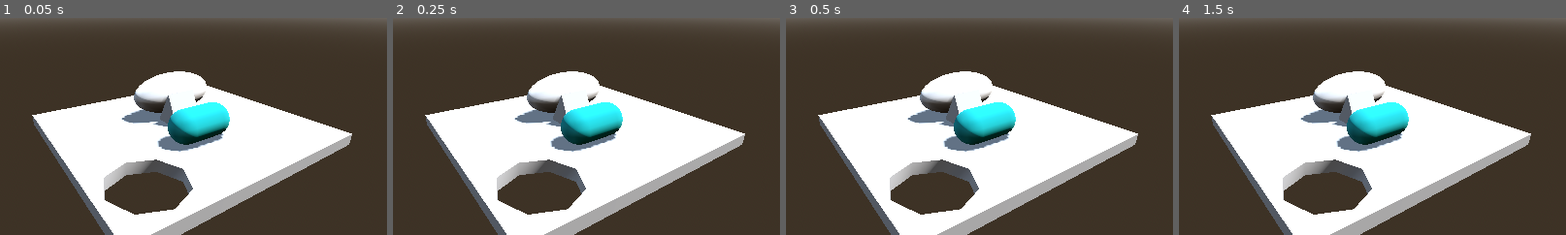
Above: before the commit, frames 1-4 (left to right).
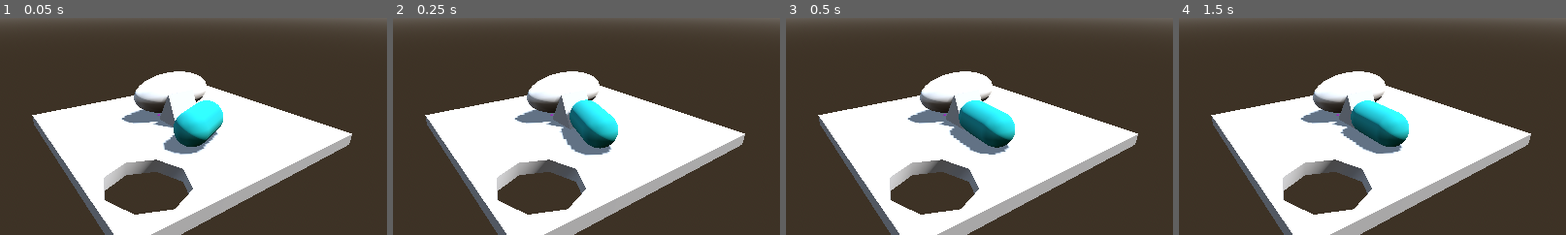
Above: after the commit, the same moments.

Repository: StudioZonnevang/Herda
Game: Godot game, scene res://Environments/oefen-scene-sander.tscn
The game is run twice, just before and just after one commit, with the same random seed, the same clock (stepped at 60 frames per second) and the same inputs. This scene is started directly instead of the project's main scene.
Inputs (mouse positions are % of the whole screen's width and height, from its top left):
- Up to frame 1 (0.05 s): no input
- Up to frame 2 (0.25 s): no input
- Up to frame 3 (0.5 s): no input
- Up to frame 4 (1.5 s): move the mouse to (72, 45) at 0.52 s; hold W (walk forward) 0.53-1.28 s; click (72, 45) at 0.6 s; tap Enter at 1.25 s; move the mouse to (30, 55) at 1.27 s; hold S (walk backwards) from 1.28 s (still down); click (30, 55) at 1.35 s
The pictures show only the part of the screen within x 30-79%, y 28-78%; the shares and areas given below are measured in that part.

The runs differ from the first frame. In frame 1, 1.4% of the frame differs, in the area x 40-60%, y 37-63%; in frame 2, 2.9%; in frame 3, 3.0%; in frame 4, 3.0%.

Commit message:
Draai dat schaap
Raycasting vanuit de camera
draai mogelijkheden schaap

Diff:
--- /dev/null
+++ b/herda-godot/Code/Scripts/rays_schieten.gd
@@ -0,0 +1,24 @@
+extends Camera3D
+
+@export var target_coordinate : Vector3
+@export var debug_sphere : MeshInstance3D
+
+# Called when the node enters the scene tree for the first time.
+func _ready() -> void:
+	pass # Replace with function body.
+
+
+# Called every frame. 'delta' is the elapsed time since the previous frame.
+func _process(delta: float) -> void:
+	var space = get_world_3d().direct_space_state
+	var target_coordinates = project_ray_normal(get_viewport().get_mouse_position())
+	var hit = space.intersect_ray(
+		PhysicsRayQueryParameters3D.create(position, target_coordinates * 1000))
+
+	if hit:
+		target_coordinate = hit.position
+		debug_sphere.global_position = hit.position
+
+	# sphere spawnen
+
+#func guide_sheep() -> void:
--- a/herda-godot/Code/Scripts/schaap.gd
+++ b/herda-godot/Code/Scripts/schaap.gd
@@ -1,11 +1,14 @@
 extends Node3D
 
 @export var show_debug_material : bool = true
+@export var cam: Camera3D
 
 @onready var body : MeshInstance3D = find_child("Body")
 
 var speed : float
-var max_speed : float = 30
+@export var max_speed : float = 30
+@export var TURN_SPEED : float = 6
+
 var separation : float #=high when high hunger, low speed
 var alignment : float #=high when high energy, low hunger, high speed
 var cohesion : float #=high when large distance, high speed
@@ -21,12 +24,41 @@
 func _process(delta: float) -> void:
 	speed += 0.01
 	if (show_debug_material):
-		debug_colouring()
+		colour_sheep(speed, max_speed)
+		orient_sheep(Vector3(20,20,20), delta)
 	pass
 
-func debug_colouring() -> void:
+func calculate_speed() -> float:
+	# takes group speed
+	var new_speed : float = speed + 0.01
+	new_speed = clampf(new_speed, 0, max_speed)
+	return new_speed
+
+func move_sheep() -> void:
+	# We need speed, direction, correct orientation
+	return
+
+func calculate_new_orientation(direction) -> float:
+	# take direction
+	# take current orientation
+	# calculate difference = target
+	var target_rotation : float = 180
+	return target_rotation
+
+func orient_sheep(direction, delta) -> void:
+	# We need the current orientation and target orientation
+	# get_parent_node_3d().rotation.y = lerp(0, 180, delta * 0.2)
+
+	var vector_to_target = cam.target_coordinate - global_position
+	var angle_to_target = Vector2(vector_to_target.x, vector_to_target.z).angle() + 0.5*PI
+	var atc =  -angle_to_target - global_rotation.y#deg_to_rad(direction.y)
+	if abs(atc) > PI: atc = atc + (2*PI if atc < 0 else -2*PI)
+	rotation.y += atc * TURN_SPEED * delta
+	print(atc)
+
+func colour_sheep(measured_variable, max_variable = 1) -> void:
 	var material = body.get_active_material(0)
 	# red corresponds with speed
-	var debug_red_value = remap(speed, 0, max_speed, 0, 1)
+	var debug_red_value = remap(measured_variable, 0, max_variable, 0, 1)
 	material.albedo_color = Color(debug_red_value, 0.5, 0.5)
 	body.set_surface_override_material(0, material)
--- a/herda-godot/Environments/oefen-scene-sander.tscn
+++ b/herda-godot/Environments/oefen-scene-sander.tscn
@@ -1,9 +1,11 @@
 [gd_scene format=3 uid="uid://cgjykwmnlei37"]
 
 [ext_resource type="Material" uid="uid://qyc42iv8faw0" path="res://Materials/test-orm-material-sander.tres" id="1_2iirl"]
+[ext_resource type="Script" uid="uid://djfu051k63haf" path="res://Code/Scripts/rays_schieten.gd" id="1_hqcfl"]
 [ext_resource type="Script" uid="uid://dn1pe206fribm" path="res://Code/Scripts/test-script-sander.gd" id="1_r3rrw"]
 [ext_resource type="PackedScene" uid="uid://sojjsu43qbrg" path="res://Prefabs/test-item.tscn" id="3_ayitv"]
 [ext_resource type="PackedScene" uid="uid://cgb4u6fgjtacl" path="res://Prefabs/schaap.tscn" id="4_6yfuc"]
+[ext_resource type="Material" uid="uid://ltecfd50t77k" path="res://Materials/test-material-sander.tres" id="6_oulw3"]
 
 [sub_resource type="ProceduralSkyMaterial" id="ProceduralSkyMaterial_iygvv"]
 sky_horizon_color = Color(0.66224277, 0.6717428, 0.6867428, 1)
@@ -19,6 +21,11 @@
 
 [sub_resource type="SphereMesh" id="SphereMesh_iygvv"]
 
+[sub_resource type="SphereMesh" id="SphereMesh_vb6c1"]
+material = ExtResource("6_oulw3")
+radius = 0.05
+height = 0.1
+
 [node name="Node3D" type="Node3D" unique_id=46494462]
 
 [node name="WorldEnvironment" type="WorldEnvironment" parent="." unique_id=12373418]
@@ -28,8 +35,10 @@
 transform = Transform3D(-0.8660254, -0.43301278, 0.25, 0, 0.49999997, 0.86602545, -0.50000006, 0.75, -0.43301266, 0, 4.9298153, 0)
 shadow_enabled = true
 
-[node name="Camera3D" type="Camera3D" parent="." unique_id=1261021616]
+[node name="Camera3D" type="Camera3D" parent="." unique_id=1261021616 node_paths=PackedStringArray("debug_sphere")]
 transform = Transform3D(0.5550332, -0.31045035, 0.7717245, 0, 0.9277451, 0.37321448, -0.83182824, -0.20714642, 0.5149293, 6.5645547, 2.9698334, 5.3175554)
+script = ExtResource("1_hqcfl")
+debug_sphere = NodePath("../Debug_sphere")
 
 [node name="MeshInstance3D" type="MeshInstance3D" parent="." unique_id=1613617131]
 transform = Transform3D(1.3854771, 0, 0, 0, 1.3854771, 0, 0, 0, 3.0006697, -1.1605601, 2.3841858e-07, -0.41953945)
@@ -54,5 +63,9 @@
 [node name="Node3D" parent="." unique_id=598430023 instance=ExtResource("3_ayitv")]
 transform = Transform3D(1, 0, 0, 0, 1, 0, 0, 0, 1, -0.34258938, -0.25958204, -0.1592685)
 
-[node name="Sheep" parent="." unique_id=267504549 instance=ExtResource("4_6yfuc")]
+[node name="Sheep" parent="." unique_id=267504549 node_paths=PackedStringArray("cam") instance=ExtResource("4_6yfuc")]
 transform = Transform3D(1, 0, 0, 0, 1, 0, 0, 0, 1, 1.0028813, -0.25958246, 0.20088398)
+cam = NodePath("../Camera3D")
+
+[node name="Debug_sphere" type="MeshInstance3D" parent="." unique_id=488591160]
+mesh = SubResource("SphereMesh_vb6c1")
--- a/herda-godot/project.godot
+++ b/herda-godot/project.godot
@@ -14,6 +14,10 @@
 run/main_scene="uid://bb1f7k55loof7"
 config/features=PackedStringArray("4.6", "GL Compatibility")
 config/icon="res://icon.svg"
+
+[display]
+
+window/size/mode=2
 
 [input]
 
Not shown, added: herda-godot/Code/Scripts/rays_schieten.gd.uid
Not shown, changed: Obsidian Herda/.obsidian/workspace.json
